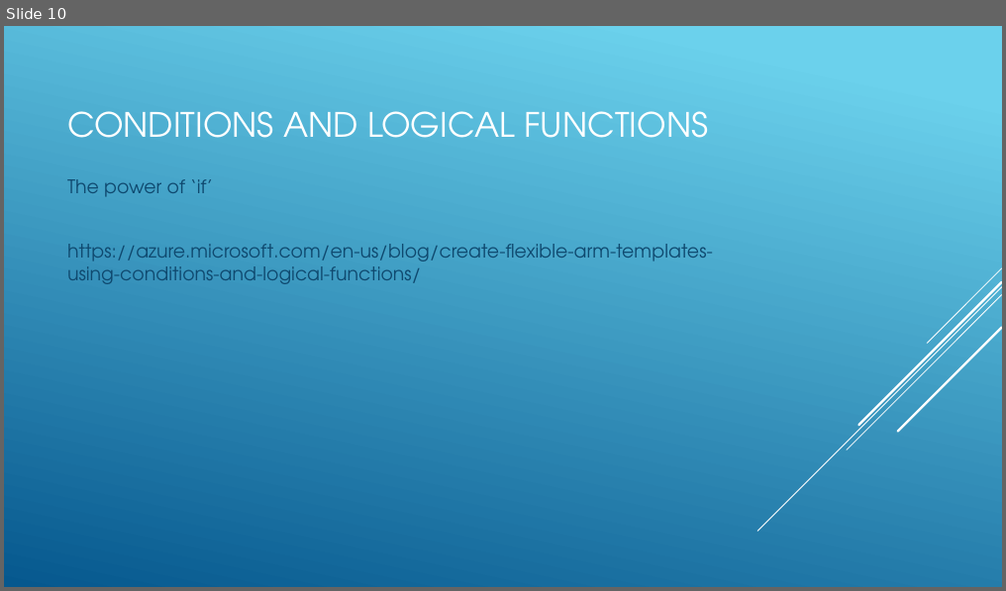
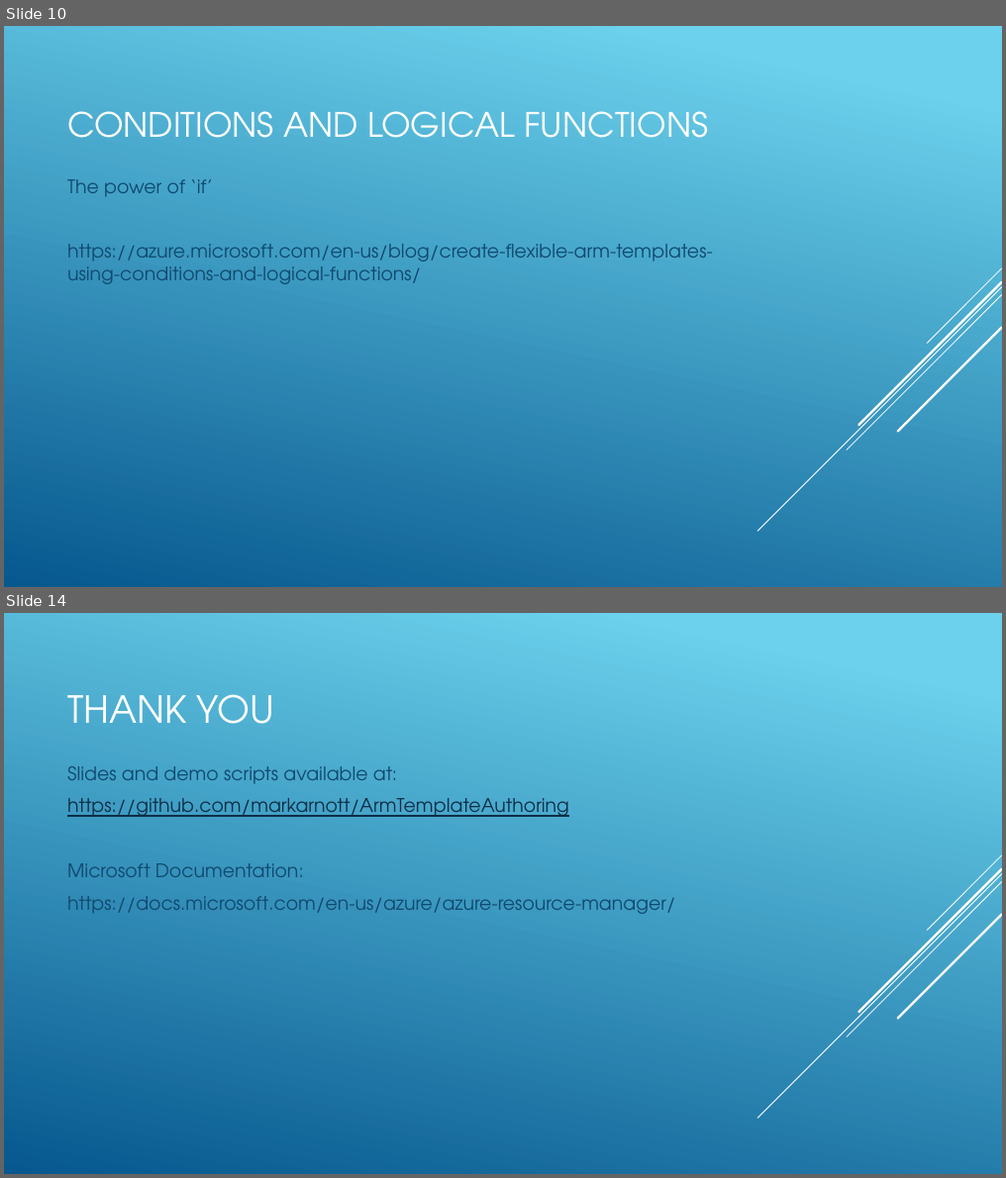
Before and after one commit to markarnott/ArmTemplateAuthoring, a slide deck: Slides/InfrastructureAsCode.pptx. Shown one above the other, each under a label of ours: slide 10 before the commit, slides 10 and 14 after it; the slides between them are not shown. The pictures are 1006x591 and 1006x1178 pixels, drawn with LibreOffice and Linux fonts; fonts in the diff are those of the drawing. Boxes give left, top, right and bottom in pixels: in the first picture for what was removed or moved away, otherwise in the second. Text is boxed around its words. In the diff, an @@ line names an element or a change of style, - is before the commit and + after.

```diff
--- a/Slides/InfrastructureAsCode.pptx
+++ b/Slides/InfrastructureAsCode.pptx
@@ slide 14 added at (x1=4, y1=613, x2=1002, y2=1174), background gradient #6ED2EB to #06588E; not listed: 5 template elements that a slide beside it also shows @@
@@ title added at (x1=67, y1=694, x2=274, y2=724), 36 pt, text #FFFFFF @@
+THANK YOU
@@ text added at (x1=67, y1=766, x2=676, y2=914), 18 pt, text #0F496F @@
+Slides and demo scripts available at:
+https://github.com/markarnott/ArmTemplateAuthoring
+Microsoft Documentation:
+https://docs.microsoft.com/en-us/azure/azure-resource-manager/
```
Also in this commit, not shown: 8 slides changed.
